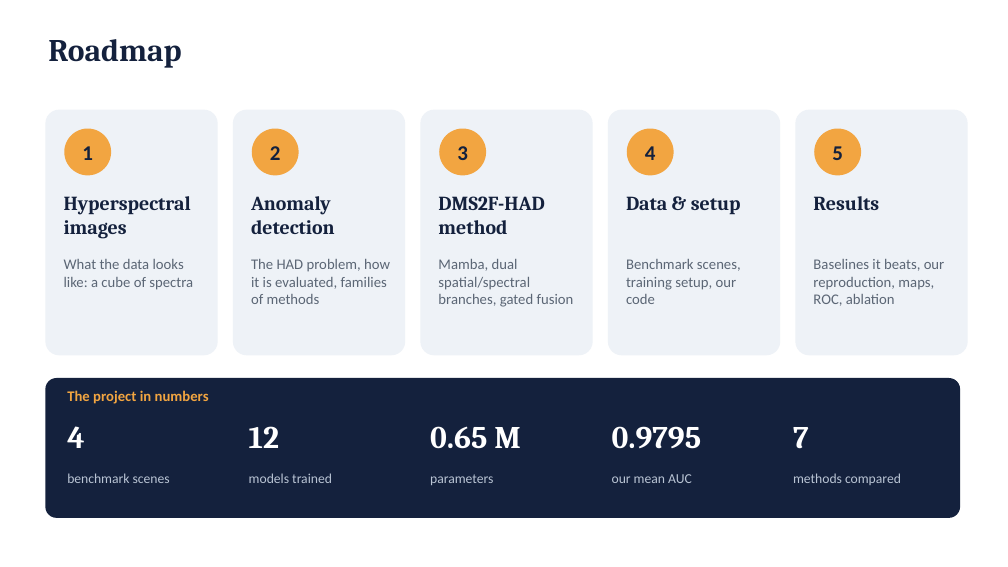
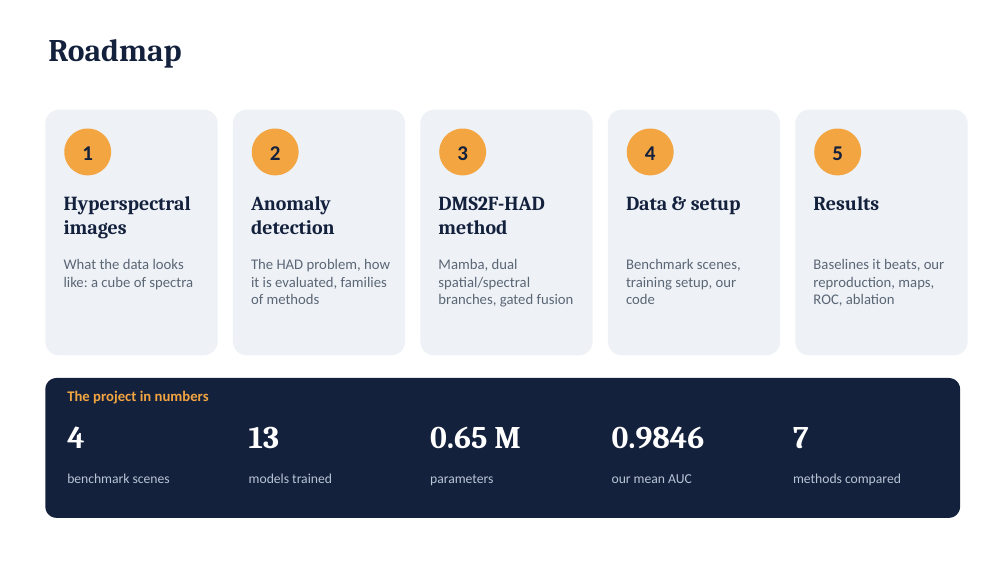
Before and after one commit to SaarthakG-Dtu/Hyperspectral_Anomaly_Detection, a slide deck: slide 2 of presentation/DMS2F-HAD_presentation.pptx. Drawn at 1008x567 pixels with LibreOffice and Linux fonts; fonts in the diff are those of the drawing. Boxes give left, top, right and bottom in pixels: in the first picture for what was removed or moved away, otherwise in the second. Text is boxed around its words. In the diff, an @@ line names an element or a change of style, - is before the commit and + after.

```diff
--- a/presentation/DMS2F-HAD_presentation.pptx
+++ b/presentation/DMS2F-HAD_presentation.pptx
@@ text at bbox=[249, 426, 279, 449]: text changed @@
-12
+13
@@ text at bbox=[612, 426, 705, 449]: text changed @@
-0.9795
+0.9846
```
Also in this commit, not shown: 6 other slides changed, 14 other files.
